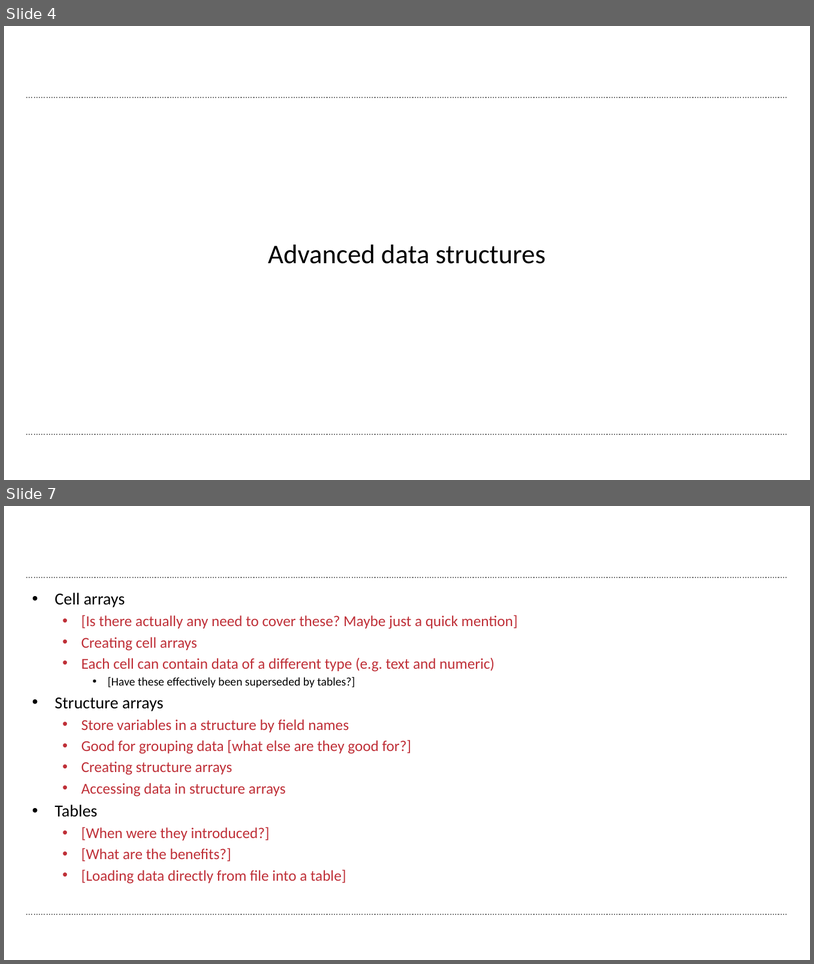
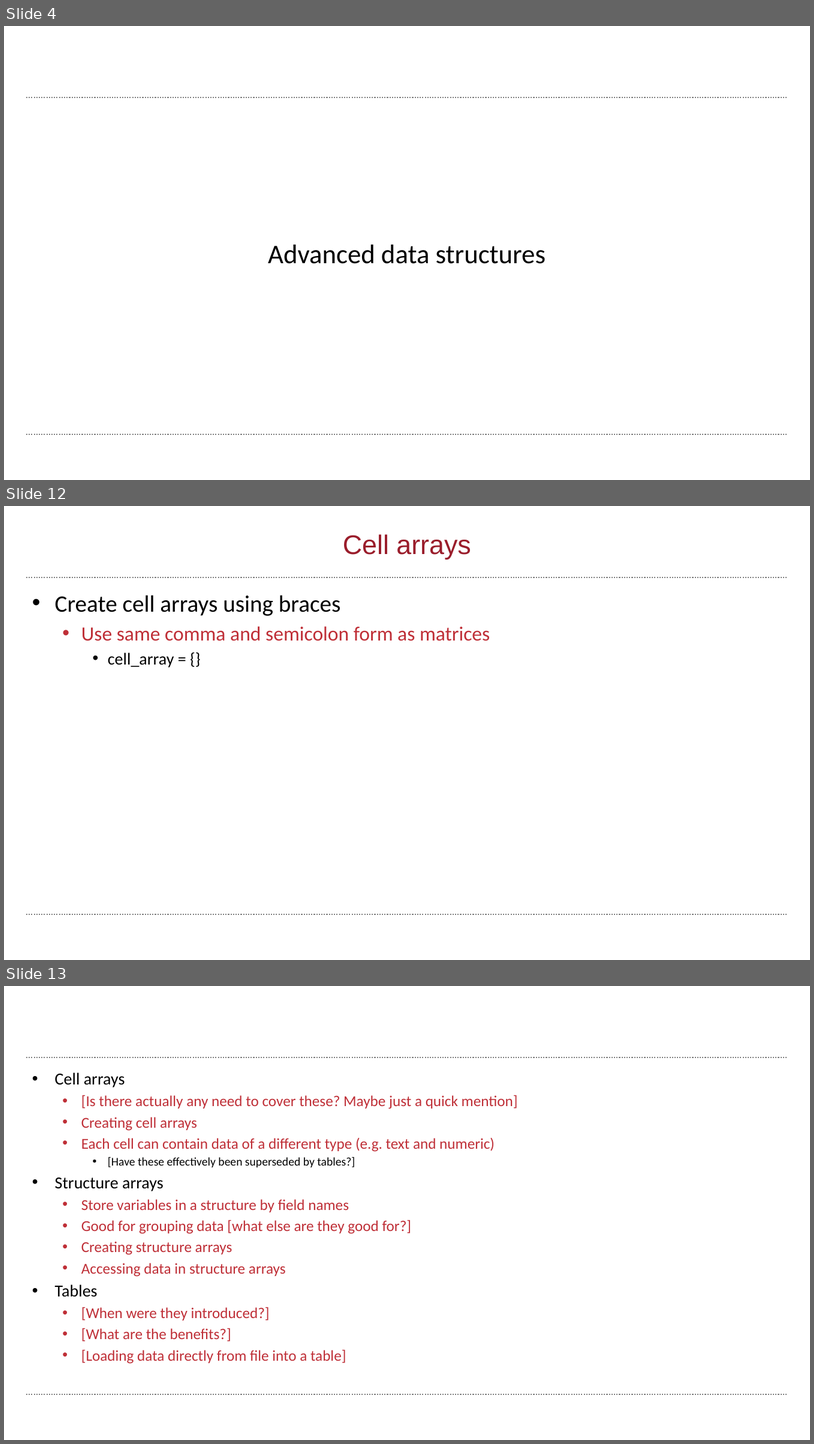
Before and after one commit to wbif-bristol/MATLAB-course, a slide deck: Session 3 - Advanced data structures/MATLAB Session 3.pptx. Shown one above the other, each under a label of ours: slides 4 and 7 before the commit, slides 4, 12 and 13 after it; the slides between them are not shown. The pictures are 814x964 and 814x1444 pixels, drawn with LibreOffice and Linux fonts; fonts in the diff are those of the drawing; background and template pictures are left out. Boxes give left, top, right and bottom in pixels: in the first picture for what was removed or moved away, otherwise in the second. Text is boxed around its words. In the diff, an @@ line names an element or a change of style, - is before the commit and + after.

Commit message:
Added cell array description to Session 3
Still need to add about creating cell arrays.

```diff
--- a/Session 3 - Advanced data structures/MATLAB Session 3.pptx
+++ b/Session 3 - Advanced data structures/MATLAB Session 3.pptx
@@ slide 12 added at (4, 506, 810, 960), background #FFFFFF; not listed: 2 template elements that a slide beside it also shows @@
@@ title added at (343, 534, 471, 559), 32 pt, text #9A1D2B @@
+Cell arrays
@@ text added at (55, 595, 490, 667), 24 pt, text #000000 @@
+• Create cell arrays using braces
+  • Use same comma and semicolon form as matrices
+    • cell_array = {}
@@ what was slide 7 is now slide 13 @@
```
Also in this commit, not shown: 2 slides changed, 6 other slides added, 1 slide removed.
